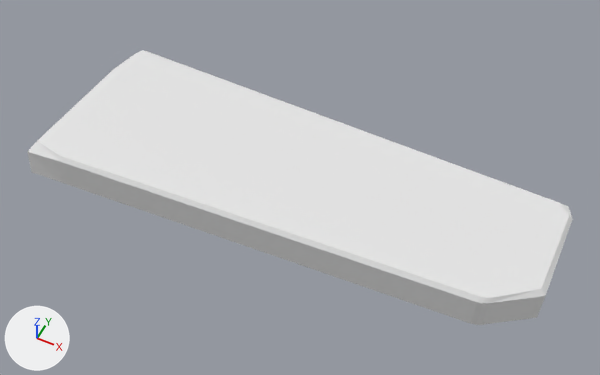
Renders of the Blender file _Art/Environment/Groundstone1.blend from each side of a commit.
The view is the same before and after, from a camera (50 mm lens) standing at (1.33, -2.67, 3.33) and looking at (0.0, 0.0, -0.01). Arrows for +X, +Y and +Z are at lower left; the lights stay in place.
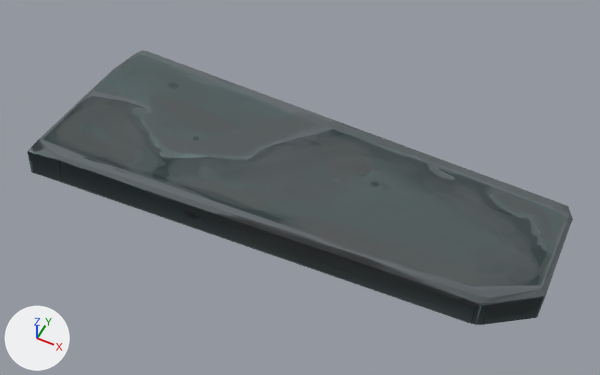
What differs and where, as boxes [x1, y1, x2, y2] in the pictures (600 x 375 px):
'Cube', recoloured (white to grey): [27, 50, 573, 325] in both

Edits to the bpy script that builds the scene:
```text
Add img_groundstone1_png:
    img_groundstone1_png = load_image('Groundstone1.png', 'Texturen/Groundstone1.png', 1024, 1024, 'sRGB')
Add mat_material_001:
    mat_material_001 = principled_material('Material.001')
    mat_material_001.texture = img_groundstone1_png  # with its transparency
    mat_material_001.roughness = 0.686
    mat_material_001.specular_ior_level = 0.0
Change me_cube_003:
    where me_cube_003.from_pydata(...)  # 44 vertices, 36 faces; spans x -1.44..1.37, y -0.5..0.5, z -0.1..0.11
    add me_cube_003.materials.append(mat_material_001)  # picture img_groundstone1_png
```
